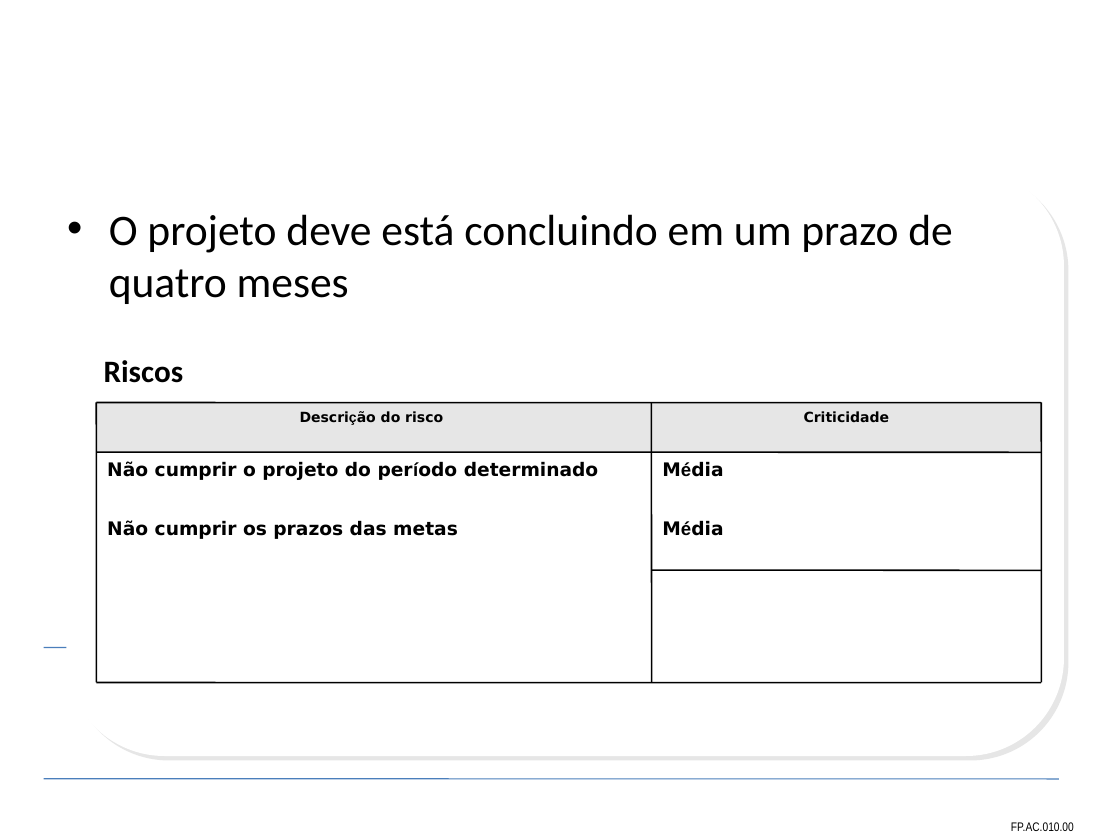
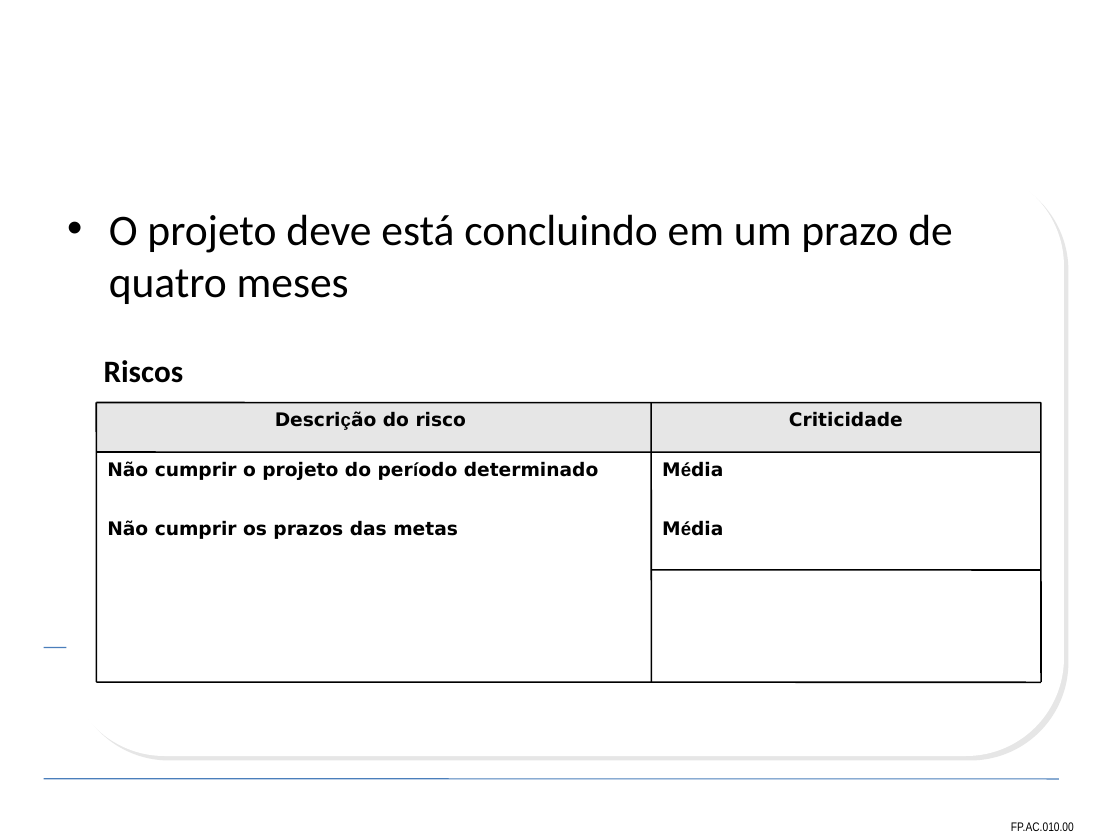
Before and after one commit to leoevaristo/psa20092, a slide deck: slide 8 of TAP/Slide_TAP.ppt. Drawn at 1120x840 pixels with LibreOffice and Linux fonts; fonts in the diff are those of the drawing; background and template pictures are left out. Boxes give left, top, right and bottom in pixels: in the first picture for what was removed or moved away, otherwise in the second. Text is boxed around its words. In the diff, an @@ line names an element or a change of style, - is before the commit and + after.

```diff
--- a/TAP/Slide_TAP.ppt
+++ b/TAP/Slide_TAP.ppt
@@ rectangle "Descrição do risco" at (96,402,651,451): size 9 to 12 pt @@
@@ rectangle "Criticidade" at (651,402,1040,451): size 9 to 12 pt @@
```
